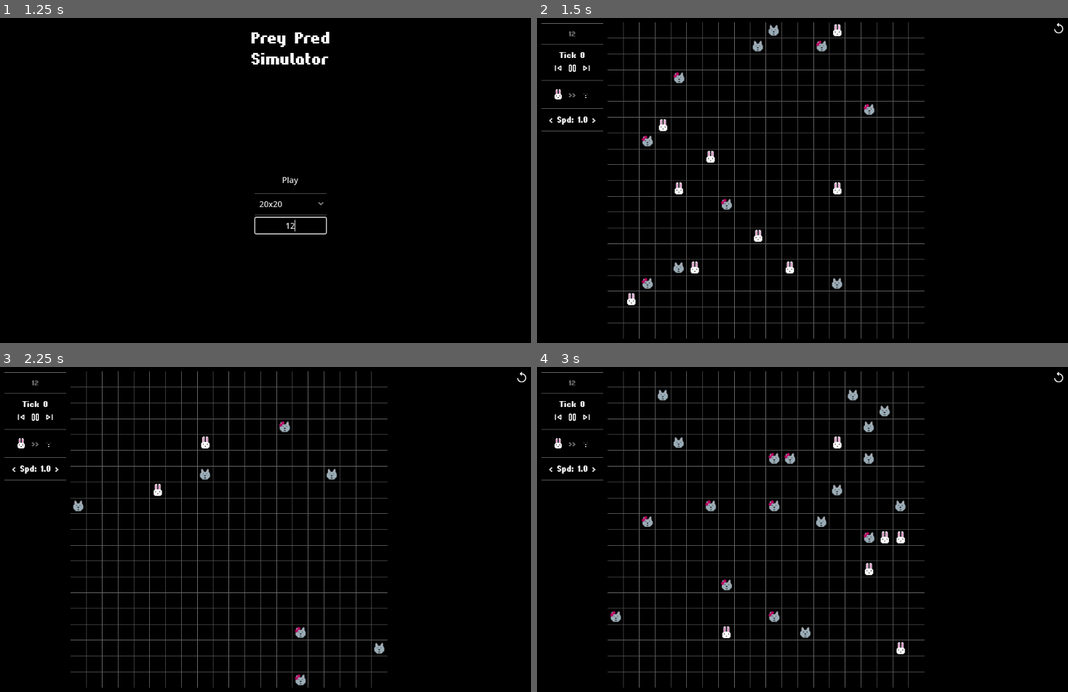
Above: before the commit, frames 1-4 (two rows, left to right).
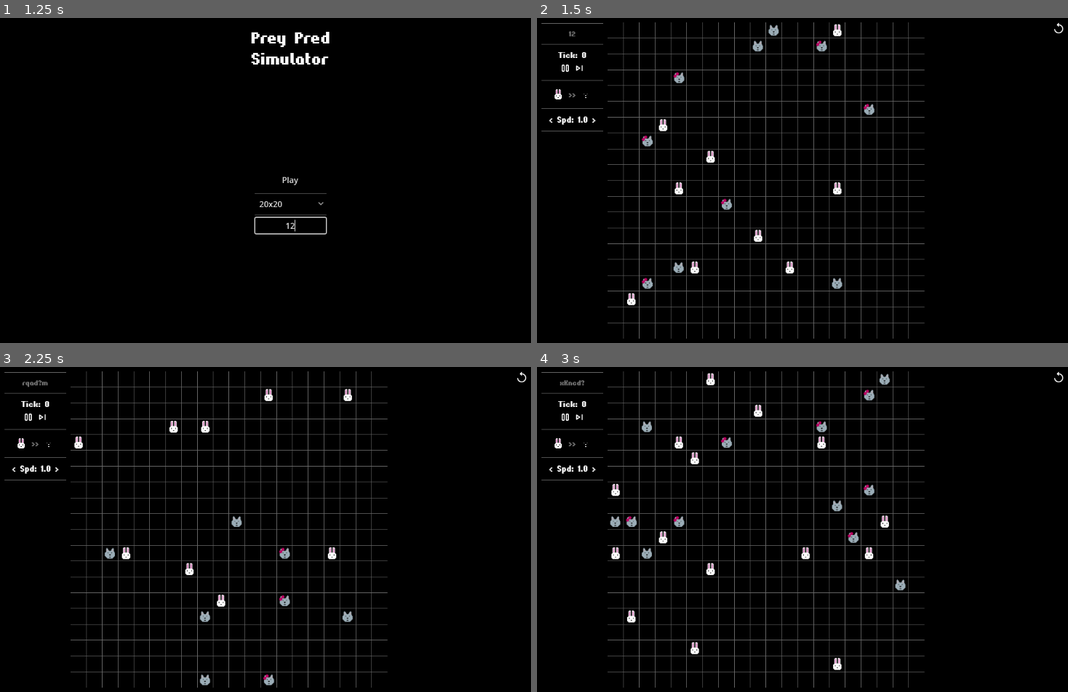
Above: after the commit, the same moments.

Repository: Tretiner/Pred_vs_Prey
Game: Godot game, scene res://scenes/static/MainMenu.tscn
Same seed, same stepped clock (60 frames per second), same inputs: the game is played once before the commit and once after it.
Inputs (mouse positions are in pixels of both pictures, inside the frame that each line leads up to):
- Up to frame 1 (1.25 s): click (292, 226) at 0.52 s; type "12" at 0.6 s
- Up to frame 2 (1.5 s): click "Play" at 1.25 s
- Up to frame 3 (2.25 s): click (520, 376) at 2.02 s
- Up to frame 4 (3 s): click (1057, 376) at 2.77 s

Frame 1 is identical in both runs. In frame 2, 0.2% of the frame differs, in the area x 3-10%, y 10-17%; in frame 3, 1.6%; in frame 4, 3.1%, in the area x 3-70%, y 1-94%.

Commit message:
made stats view and modified some things

Diff:
--- a/scenes/static/Game.tscn
+++ b/scenes/static/Game.tscn
@@ -11,6 +11,7 @@
 [ext_resource type="Texture2D" uid="uid://da1cjg7ba0pel" path="res://assets/images/ui/play.svg" id="5_w2fxw"]
 [ext_resource type="Texture2D" uid="uid://upuvtddq5aj1" path="res://assets/images/creatures/molf_disabled.svg" id="6_c8suv"]
 [ext_resource type="Script" path="res://scripts/controls/TextSlider.gd" id="10_peaj4"]
+[ext_resource type="Script" path="res://scripts/controls/StatsView.gd" id="11_ttmpr"]
 [ext_resource type="Texture2D" uid="uid://dty1cbe7ielpo" path="res://assets/images/ui/replay.svg" id="12_bdoby"]
 
 [node name="Root" type="MarginContainer"]
@@ -32,6 +33,8 @@
 [node name="Left" type="VBoxContainer" parent="UI"]
 custom_minimum_size = Vector2(120, 0)
 layout_mode = 2
+size_flags_vertical = 0
+mouse_filter = 2
 theme_override_constants/separation = 10
 
 [node name="-1" type="HSeparator" parent="UI/Left"]
@@ -59,7 +62,7 @@
 size_flags_vertical = 0
 theme_override_fonts/font = ExtResource("2_c7xo8")
 theme_override_font_sizes/font_size = 16
-text = "Tick: 1"
+text = "Tick: 0"
 
 [node name="StepPanel" type="HBoxContainer" parent="UI/Left/TickPanel"]
 layout_mode = 2
@@ -67,6 +70,7 @@
 size_flags_vertical = 4
 
 [node name="Prev" type="TextureButton" parent="UI/Left/TickPanel/StepPanel"]
+visible = false
 layout_mode = 2
 texture_normal = ExtResource("3_pytci")
 flip_h = true
@@ -111,6 +115,7 @@
 
 [node name="-4" type="HSeparator" parent="UI/Left"]
 layout_mode = 2
+size_flags_vertical = 0
 
 [node name="SpeedSlider" type="Label" parent="UI/Left"]
 layout_mode = 2
@@ -128,6 +133,26 @@
 [node name="-5" type="HSeparator" parent="UI/Left"]
 layout_mode = 2
 
+[node name="Control" type="Control" parent="UI/Left"]
+custom_minimum_size = Vector2(1.45519e-11, 10)
+layout_mode = 2
+
+[node name="StatsView" type="VBoxContainer" parent="UI/Left"]
+visible = false
+layout_mode = 2
+script = ExtResource("11_ttmpr")
+
+[node name="Name" type="Label" parent="UI/Left/StatsView"]
+layout_mode = 2
+size_flags_horizontal = 4
+theme_override_fonts/font = ExtResource("2_c7xo8")
+text = "folf"
+uppercase = true
+
+[node name="Stats" type="Label" parent="UI/Left/StatsView"]
+layout_mode = 2
+size_flags_horizontal = 4
+
 [node name="SimContainer" type="Control" parent="UI"]
 layout_mode = 2
 size_flags_horizontal = 3
@@ -140,10 +165,13 @@
 [node name="Right" type="VBoxContainer" parent="UI"]
 custom_minimum_size = Vector2(120, 0)
 layout_mode = 2
+size_flags_horizontal = 0
+size_flags_vertical = 0
 
-[node name="Button" type="TextureButton" parent="UI/Right"]
+[node name="Restart" type="TextureButton" parent="UI/Right"]
 layout_mode = 2
 size_flags_horizontal = 0
+size_flags_vertical = 0
 texture_normal = ExtResource("12_bdoby")
 
 [connection signal="on_tick" from="." to="UI/SimContainer/Sim" method="_on_tick"]
@@ -151,4 +179,5 @@
 [connection signal="pressed" from="UI/Left/TickPanel/StepPanel/Next" to="." method="_on_skip_next_pressed"]
 [connection signal="on_drag_end" from="UI/Left/SpeedSlider" to="." method="_on_speed_slider_on_drag_end"]
 [connection signal="resized" from="UI/SimContainer" to="UI/SimContainer/Sim" method="_on_game_resized"]
-[connection signal="pressed" from="UI/Right/Button" to="." method="_on_button_pressed"]
+[connection signal="_on_target_update" from="UI/SimContainer/Sim" to="UI/Left/StatsView" method="_on_sim__on_target_update"]
+[connection signal="pressed" from="UI/Right/Restart" to="." method="_on_restart_pressed"]
--- a/scripts/Global.gd
+++ b/scripts/Global.gd
@@ -2,10 +2,6 @@
 
 var marginX := 10
 var marginY := 10
-
-var maxBunnies := 20
-var maxMolfs := 10
-var maxFolfs := 10
 
 var spriteSize := 32
 var spriteScaleModifier := 1.2
@@ -13,7 +9,15 @@
 
 var secondsPerTick := 2.0
 
-var firstTurnPred := false
+var maxBunnies := 20
+var maxMolfs := 10
+var maxFolfs := 10
+
+var preyGrowDelay := 2
+var preyReproduceDelay := 2
+
+var predGrowDelay := 2
+var predReproduceDelay := 2
 
 var gridSize := Vector2i(20, 20)
 
@@ -21,3 +25,21 @@
 	set(value):
 		gameSeed = value
 		seed(hash(gameSeed))
+
+
+func set_seed(s: String = "") -> void:
+	if s.is_empty():
+		gameSeed = get_rand_str(6)
+	else:
+		gameSeed = s
+
+
+func get_rand_str(length: int) -> String:
+	if length == 0:
+		return ""
+
+	var s := ""
+	for i in length:
+		s += char(randi_range(48, 122))
+
+	return s
--- /dev/null
+++ b/scripts/controls/StatsView.gd
@@ -0,0 +1,19 @@
+extends VBoxContainer
+
+
+@onready var lblName: Label = $"Name"
+@onready var lblStats: Label = $"Stats"
+
+
+func _on_sim__on_target_update(target: Creature) -> void:
+	visible = target != null
+
+	if !visible:
+		return
+
+	if target.isDead:
+		lblName.text = '✞ '+ target.speciesName
+		lblStats.text = target.deathDesc
+	else:
+		lblName.text = target.speciesName
+		lblStats.text = target.get_stats_string()
--- a/scripts/controls/TextSlider.gd
+++ b/scripts/controls/TextSlider.gd
@@ -28,6 +28,10 @@
 		text = template % value
 
 	elif event.is_action_pressed("ui_mouse_left"):
+		var mousePos = get_global_mouse_position()
+		if  mousePos.y > get_rect().position.y + get_rect().size.y + 10 or \
+			mousePos.y < get_rect().position.y:
+			return
 		_dragged = true
 		_preDragValue = value
 		on_drag_start.emit()
--- a/scripts/main_menu/MainMenu.gd
+++ b/scripts/main_menu/MainMenu.gd
@@ -15,16 +15,7 @@
 
 
 func _on_play_pressed() -> void:
-	set_global_greed_size()
-	set_global_seed()
+	Global.gridSize = gridSizes[optionsButton.selected]
+	Global.set_seed(seedEdit.text)
 
 	get_tree().change_scene_to_file("res://scenes/static/Game.tscn")
-
-
-func set_global_greed_size() -> void:
-	Global.gridSize = gridSizes[optionsButton.selected]
-
-
-func set_global_seed() -> void:
-	if !seedEdit.text.is_empty():
-		Global.gameSeed = seedEdit.text.strip_edges()
--- a/scripts/sim/Sim.gd
+++ b/scripts/sim/Sim.gd
@@ -1,17 +1,22 @@
 extends Node2D
 
+signal _on_target_update(target: Creature)
 
 signal _on_board_resized
 
-signal _on_prey_tick
-signal _on_pred_tick
+signal _on_prey_tick(tickCount: int)
+signal _on_pred_tick(tickCount: int)
 
 
 @export var rows := Global.gridSize.y
 @export var columns := Global.gridSize.x
-@export var min_square_size := Global.minSquareSize
+@export var minSquareSize := Global.minSquareSize
 @export var backgroundColor := Color.hex(0x82A327)
 @export var borderColor := Color.hex(0x555555)
+
+
+var tilesCount = rows * columns
+var creaturesCount := 1
 
 
 @onready var target: Creature = null
@@ -30,25 +35,30 @@
 
 func _ready():
 	DisplayServer.window_set_min_size(Vector2i(
-		floor(120 + 120 + min_square_size * columns + Global.marginX * 2 * 2),
-		floor(min_square_size * rows + Global.marginY * 2)
+		floor(120 + 120 + minSquareSize * columns + Global.marginX * 2 * 2),
+		floor(minSquareSize * rows + Global.marginY * 2)
 	))
 
 	creatures.init(rows, columns)
 
 	var creatureNames: Array[String] = []
 
-	for i in randi_range(2, Global.maxBunnies): creatureNames.append("bunny")
-	for i in randi_range(2, Global.maxMolfs): creatureNames.append("molf")
-	for i in randi_range(2, Global.maxFolfs): creatureNames.append("folf")
+	var bunniesCount = randi_range(2, Global.maxBunnies)
+	var molfsCount = randi_range(2, Global.maxMolfs)
+	var folfsCount = randi_range(2, Global.maxFolfs)
+
+	for i in bunniesCount: creatureNames.append("bunny")
+	for i in molfsCount: creatureNames.append("molf")
+	for i in folfsCount: creatureNames.append("folf")
+
+	creaturesCount = creatureNames.size()
 
 	creatureNames.shuffle()
-
 	for i in creatureNames.size():
 		var randRow := randi_range(0, rows-1)
 		var randColumn := randi_range(0, columns-1)
 
-		if i >= rows * columns:
+		if i >= tilesCount:
 			print("No more space")
 			break;
 
@@ -93,7 +103,7 @@
 			parentSize.x / columns,
 			parentSize.y / rows
 		),
-		min_square_size
+		minSquareSize
 	)
 
 
@@ -114,7 +124,6 @@
 
 		if col < columns and row < rows:
 			var creature = creatures.get_xy(col, row)
-			print(mousePos, " ", squareSize, " ", creature)
 
 			if creature == null: return
 
@@ -123,22 +132,27 @@
 
 			target = creature
 			target.isSelected = true
+			_on_target_update.emit(target)
 
 
 func on_right_mouse_click(_event: InputEvent) -> void:
 	if target != null:
 		target.isSelected = false
 		target = null
+		_on_target_update.emit(target)
 
 
 func _draw() -> void:
 	print("draw")
+
+	var width = columns * squareSize
+	var height = rows * squareSize
 
 	# Background
 	draw_rect(
 		Rect2(
 			Vector2.ZERO,
-			Vector2(columns * squareSize, rows * squareSize)
+			Vector2(width, height)
 		),
 		backgroundColor
 	)
@@ -148,7 +162,7 @@
 		var rowOffset: float = r * squareSize
 		draw_line(
 			Vector2(0, rowOffset),
-			Vector2(columns * squareSize, rowOffset),
+			Vector2(width, rowOffset),
 			borderColor,
 			borderSize
 		)
@@ -158,7 +172,7 @@
 		var columnOffset: float = c * squareSize
 		draw_line(
 			Vector2(columnOffset, 0),
-			Vector2(columnOffset, rows * squareSize),
+			Vector2(columnOffset, height),
 			borderColor,
 			borderSize
 		)
@@ -176,6 +190,9 @@
 	else:
 		_on_pred_tick.emit(tickCount)
 
+	if target != null:
+		_on_target_update.emit(target)
+
 
 func _on_creature_reproduce(newPos, speciesName):
 	add_creature_by_name(newPos.x, newPos.y, speciesName)
--- a/scripts/sim/SimRoot.gd
+++ b/scripts/sim/SimRoot.gd
@@ -4,28 +4,28 @@
 signal on_tick(tickCount: int, isPreyTurn: bool)
 
 
-var ticks := 0
-
+var ticks := 0.0
 var curSecPerTick: float = Global.secondsPerTick
-var secondsLeft := curSecPerTick
-var secondsModidfier := 1.0
 var curTurn := 0
 
-var gameStopped := false
-var _disableTurnsSwitch := false
+var _secondsLeft := curSecPerTick
+var _secondsModidfier := 1.0
 
-@onready var seedLabel = $"UI/Left/SeedLabel"
-@onready var tickLabel = $"UI/Left/TickPanel/TickLabel"
-@onready var speedSlider = $"UI/Left/SpeedSlider"
+var _gameStopped := false
+var _turnsEnabled := true
+
+
+@onready var seedLabel: Label = $"UI/Left/SeedLabel"
+@onready var tickLabel: Label = $"UI/Left/TickPanel/TickLabel"
+@onready var speedSlider: TextSlider = $"UI/Left/SpeedSlider"
 
 @onready var turn1Btn: TextureButton = $"UI/Left/TurnPanel/Turn1"
 @onready var turn2Btn: TextureButton = $"UI/Left/TurnPanel/Turn2"
 
 
 func _ready():
-	set_speed(secondsModidfier)
+	set_speed(_secondsModidfier)
 	seedLabel.text = "RANDOM" if Global.gameSeed.is_empty() else Global.gameSeed
-	tickLabel.text = "Tick %d" % ticks
 
 
 func set_speed(secModifier: float) -> void:
@@ -34,22 +34,21 @@
 
 
 func reset_tick_timer(newSecondsModifier: float) -> void:
-	secondsModidfier = newSecondsModifier
-	curSecPerTick = Global.secondsPerTick / secondsModidfier
-	secondsLeft = curSecPerTick
+	_secondsModidfier = newSecondsModifier
+	curSecPerTick = Global.secondsPerTick / _secondsModidfier
+	_secondsLeft = curSecPerTick
 
 
 func _process(delta) -> void:
-	if gameStopped: return
+	if _gameStopped: return
 
-	secondsLeft -= delta
+	_secondsLeft -= delta
+	if _secondsLeft > 0.0: return
 
-	if secondsLeft > 0.0: return
+	ticks += 0.5
+	_secondsLeft += curSecPerTick
 
-	ticks += 1
-	secondsLeft += curSecPerTick
-
-	_tick(ticks, ticks & 1)
+	_tick(floor(ticks), int(ticks) == ticks)
 
 
 func _tick(tickCount: int, isPreyTurn: bool) -> void:
@@ -61,30 +60,28 @@
 
 
 func _set_turn(isPreyTurn: bool) -> void:
-	if _disableTurnsSwitch:
-		turn1Btn.disabled = false
-		turn2Btn.disabled = false
-		return
-
-	turn1Btn.disabled = !isPreyTurn
-	turn2Btn.disabled = isPreyTurn
+	turn1Btn.disabled = _turnsEnabled and !isPreyTurn
+	turn2Btn.disabled = _turnsEnabled and isPreyTurn
 
 
 func _on_start_stop_toggled(stopped: bool) -> void:
-	gameStopped = stopped
+	_gameStopped = stopped
 
 
 func _on_skip_next_pressed():
 	ticks += 1
-	secondsLeft = curSecPerTick
+	_secondsLeft = curSecPerTick
 	_tick(ticks, 0)
 
 
 func _on_speed_slider_on_drag_end(value_changed: bool) -> void:
-	if !value_changed: return
-	_disableTurnsSwitch = speedSlider.value > 30
+	if !value_changed:
+		return
+
+	_turnsEnabled = speedSlider.value < 30
 	set_speed(speedSlider.value)
 
 
-func _on_button_pressed():
+func _on_restart_pressed():
+	Global.set_seed()
 	get_tree().change_scene_to_file("res://scenes/static/Game.tscn")
--- a/scripts/sim/creatures/Creature.gd
+++ b/scripts/sim/creatures/Creature.gd
@@ -17,21 +17,28 @@
 
 var possibleMoves: Array[Vector2i] = []
 
+var isDead := false
+var deathDesc: String
+
+
 var gridPos := Vector2i.ZERO:
 	set(value):
 		gridPos = value
 		determine_grid_pos()
 
-var speciesName: String
-
-var points := 1.0
-
-var hp := 2.0
-
 var isSelected := false :
 	set(value):
 		isSelected = value
 		queue_redraw()
+
+
+var speciesName: String = "creature"
+var points := 1.0
+var hp := 2.0
+
+var curLifeTicks: int = 12
+var curGrowDelay: int
+var curReprDelay: int
 
 
 @onready var sprite: Sprite2D
@@ -57,13 +64,25 @@
 		)
 
 
+func get_stats_string() -> String:
+	var stats = ""
+	stats += "hp: %.1f\n" % hp
+	stats += "points: %.1f" % points
+	return stats
+
+
 func on_tick(tickCount):
+	if isDead: return
+
+	if curGrowDelay > 0: curGrowDelay -= 1
+	if curReprDelay > 0: curReprDelay -= 1
+
 	observe()
 
 
 func observe() -> void:
+	directions.shuffle()
 	possibleMoves = []
-	directions.shuffle()
 
 	for dir in directions:
 		var newMove = gridPos + dir
@@ -75,8 +94,6 @@
 
 
 func move() -> void:
-	possibleMoves.shuffle()
-
 	for newPos in possibleMoves:
 		if gridPos == newPos or parentBoard.is_occupied(newPos):
 			continue
@@ -96,23 +113,24 @@
 		var creature = parentBoard.get_vect(newPos)
 		if force:
 			if creature != null:
-				hp += creature.kill()
+				hp += creature.kill("was forced to die")
 			_reproduce(newPos)
 			hp -= 100
-			break
+			return
 
 		if creature == null:
 			_reproduce(newPos)
-			break
+			return
 
 
 func _reproduce(newPos: Vector2i) -> void:
 	pass
 
 
-func kill() -> float:
+func kill(_deathDesc: String) -> float:
+	isDead = true
+	deathDesc = _deathDesc
 	_on_death.emit(self)
-	parentBoard = null
 	queue_free()
 	return points;
 
--- a/scripts/sim/creatures/CreatureBoard.gd
+++ b/scripts/sim/creatures/CreatureBoard.gd
@@ -2,7 +2,7 @@
 extends Node
 
 
-var board = null # Array[Array[Creature]]
+var board: Array # Array[Array[Creature]]
 
 
 func init(rows: int, columns: int) -> void:
@@ -24,11 +24,10 @@
 	var p1 = get_vect(pos)
 	var p2 = get_vect(newPos)
 
-	set_vect(pos, p2)
 	set_vect(newPos, p1)
-
 	p1.gridPos = newPos
 
+	set_vect(pos, p2)
 	if p2 != null:
 		p2.gridPos = pos
 
--- a/scripts/sim/creatures/pred/Folf.gd
+++ b/scripts/sim/creatures/pred/Folf.gd
@@ -2,7 +2,7 @@
 extends Pred
 
 
-func _ready():
+func _init() -> void:
 	speciesName = "folf"
 
 
@@ -18,7 +18,7 @@
 
 	if target is Prey:
 		var preyCoords = target.gridPos
-		hp += target.kill()
+		hp += target.kill("killed by " + speciesName)
 		parentBoard.swap(gridPos, preyCoords)
 		return true
 
--- a/scripts/sim/creatures/pred/Molf.gd
+++ b/scripts/sim/creatures/pred/Molf.gd
@@ -2,13 +2,10 @@
 extends Pred
 
 
-var reprDelay = 2
-var curDelay = reprDelay
-
-var foodToStartRepr = 5
+var foodToRepr = 5
 
 
-func _ready():
+func _init() -> void:
 	speciesName = "molf"
 
 
@@ -21,7 +18,10 @@
 
 		if creature is Folf:
 			target = creature
-			if hp >= foodToStartRepr and target.hp >= foodToStartRepr:
+			if  hp > foodToRepr and \
+				target.hp > foodToRepr and \
+				curGrowDelay + curReprDelay == 0 and \
+				target.curGrowDelay + target.curReprDelay == 0:
 				break
 
 		if creature is Prey and creature.points > maxPoints:
@@ -30,7 +30,7 @@
 
 	if target is Prey:
 			var preyCoords = target.gridPos
-			hp += target.kill()
+			hp += target.kill("killed by " + speciesName)
 			parentBoard.swap(gridPos, preyCoords)
 			return true
 	if target is Folf:
--- a/scripts/sim/creatures/pred/Pred.gd
+++ b/scripts/sim/creatures/pred/Pred.gd
@@ -2,15 +2,23 @@
 extends Creature
 
 
+func _init():
+	curGrowDelay = Global.predGrowDelay
+	curReprDelay = Global.predReproduceDelay
+
+
 func on_tick(tickCount: int) -> void:
 	hp -= 0.1
-	if hp <= 0.1:
-		kill()
+	if hp <= 0.01:
+		kill("died of starving")
 		return
 
 	super(tickCount)
-	if hp > 100: # Critical situation
-		reproduce(true)
+
+	if hp > 100 and curGrowDelay + curReprDelay == 0:
+		reproduce(true) # Critical situation
+
+
 	elif !hunt():
 		move()
 
--- a/scripts/sim/creatures/prey/Bunny.gd
+++ b/scripts/sim/creatures/prey/Bunny.gd
@@ -2,20 +2,13 @@
 extends Prey
 
 
-func _init():
+func _init() -> void:
 	points = 0.5
+	speciesName = "bunny"
 
 
 func on_tick(tickCount: int) -> void:
-	hp -= 0.1
-	if hp <= 0.1:
-		kill()
-		return
 	super(tickCount)
-
-
-func _ready() -> void:
-	speciesName = "bunny"
 
 
 func _reproduce(newPos: Vector2i) -> void:
--- a/scripts/sim/creatures/prey/Prey.gd
+++ b/scripts/sim/creatures/prey/Prey.gd
@@ -2,8 +2,21 @@
 extends Creature
 
 
+func _init():
+	curLifeTicks = 24
+	curGrowDelay = Global.preyGrowDelay
+	curReprDelay = Global.preyReproduceDelay
+
+
 func on_tick(tickCount: int) -> void:
 	super(tickCount)
+	if isDead: return
+
+	curLifeTicks -= 1
+	if curLifeTicks == 0:
+		kill("died of old age")
+		return
+
 	reproduce()
 	move()
 
Not shown: 1 places in scenes/static/Game.tscn that only renumber resources
